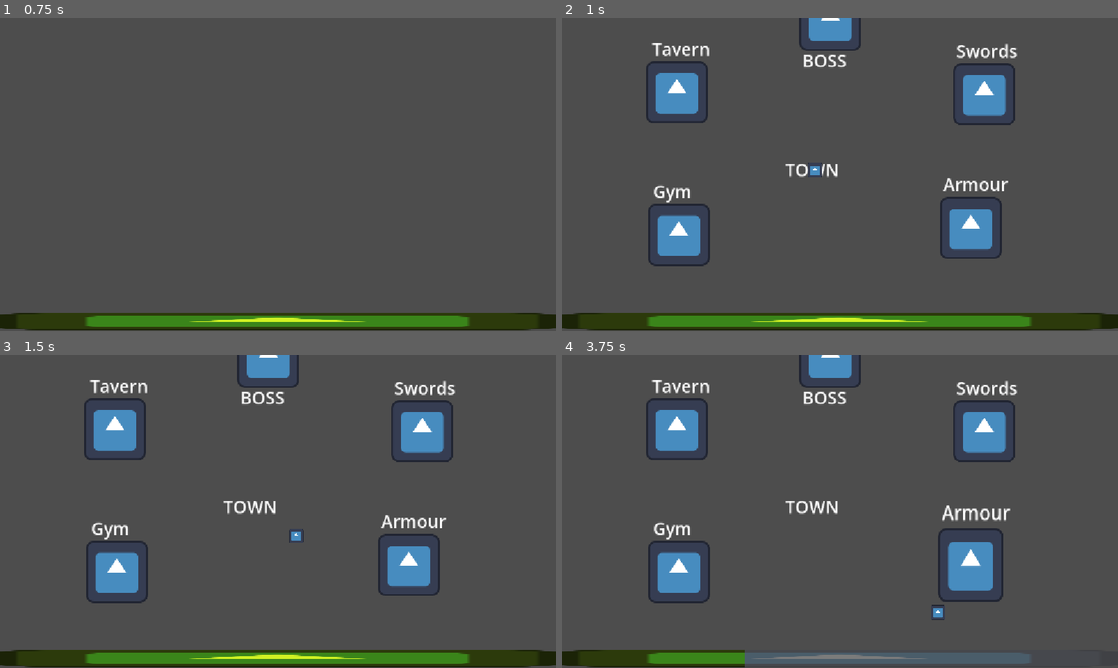
Above: before the commit, frames 1-4 (two rows, left to right).
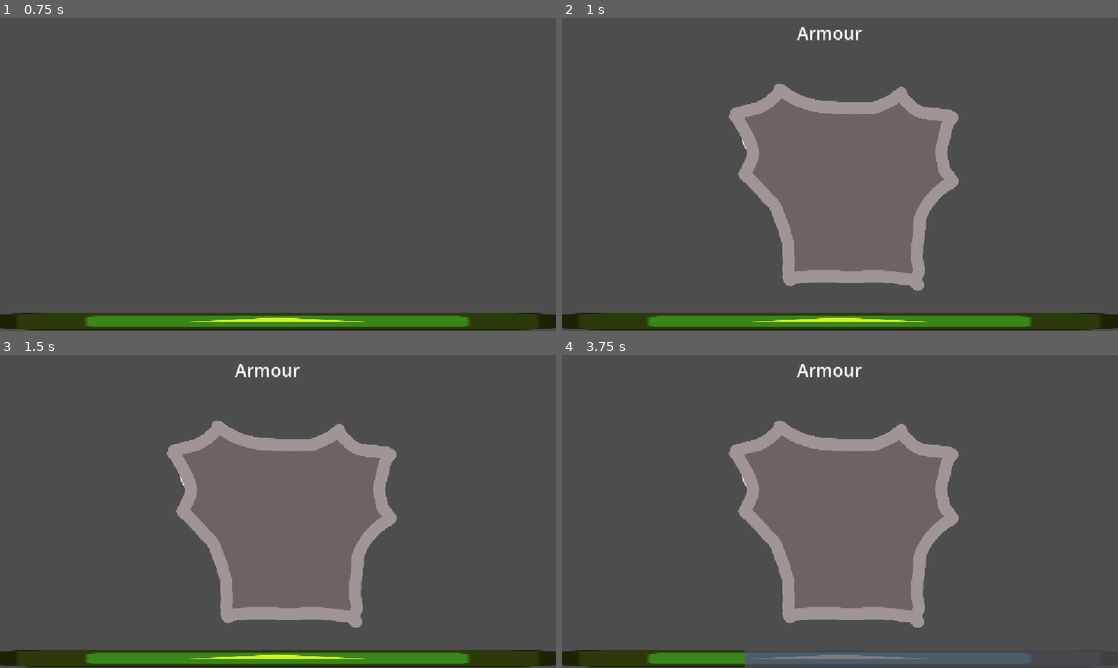
Above: after the commit, the same moments.

Repository: piotrjurga/gmtk26
Game: Godot game, scene res://scenes/main.tscn
Same seed, same stepped clock (60 frames per second), same inputs: the game is played once before the commit and once after it. The engine's default icon, where the game draws it, is replaced by a stand-in: a white triangle on a blue panel in a dark square.
Inputs (mouse positions are in pixels of both pictures, inside the frame that each line leads up to):
- Up to frame 1 (0.75 s): tap Enter at 0.5 s; move the mouse to (400, 158) at 0.52 s; hold D (right) from 0.53 s (still down); click (400, 158) at 0.67 s
- Up to frame 2 (1 s): keep holding D (right)
- Up to frame 3 (1.5 s): move the mouse to (166, 527) at 1.27 s; release D (right) at 1.28 s; hold S (down) from 1.28 s (still down); click (166, 527) at 1.42 s
- Up to frame 4 (3.75 s): move the mouse to (895, 442) at 2.02 s; release S (down) at 2.03 s; hold D (right) 2.03-2.78 s; click (895, 442) at 2.17 s; move the mouse to (812, 574) at 2.77 s; hold W (up) 2.78-3.53 s; click (812, 574) at 2.92 s; move the mouse to (1006, 558) at 3.52 s; hold A (left) from 3.53 s (still down); click (1006, 558) at 3.67 s

Frame 1 is identical in both runs. In frame 2, 26% of the frame differs, in the area x 15-82%, y 0-88%; in frame 3, 26%; in frame 4, 27%.

Commit message:
armour mini game

Diff:
--- a/managers/ScenesManager.gd
+++ b/managers/ScenesManager.gd
@@ -27,4 +27,7 @@
 func new_game(current_tick : int):
     if current_scene == null:
         Signals.tick.disconnect(new_game)
-        change_scene(town)
+
+        # to delete, should be town
+        change_scene(armour)
+        #change_scene(town)
--- a/scenes/armour/armour.gd
+++ b/scenes/armour/armour.gd
@@ -1 +1,50 @@
 extends Scene
+
+@export var armour_bad : Sprite2D
+@export var score_points_root : Node2D
+@export var click_size : float = 70
+
+# points for shader
+var clicked_points : Array[Vector2]
+
+# points for scoring
+var score_points : Array[Node]
+var max_points_count : int
+
+var block_clicking : bool = false
+
+func _ready():
+    super._ready()
+    clicked_points = []
+    armour_bad.material.set("shader_parameter/points", clicked_points)
+    armour_bad.material.set("shader_parameter/click_size", click_size)
+    score_points = score_points_root.get_children()
+    max_points_count = score_points.size()
+    Signals.last_tick.connect(last_tick)
+
+func _input(event):
+    if event is InputEventMouseButton and event.button_index == MOUSE_BUTTON_LEFT and event.is_pressed():
+        self.on_click(event.position)
+
+func on_click(mouse_pos : Vector2):
+    if block_clicking:
+        return
+    clicked_points.append(mouse_pos)
+    armour_bad.material.set("shader_parameter/points", clicked_points)
+    for score_point : Node2D in score_points:
+        if ! is_instance_valid(score_point):
+            continue
+        if score_point.global_position.distance_to(mouse_pos) < click_size:
+            score_points.erase(score_point)
+            score_point.queue_free()
+
+
+func last_tick():
+    block_clicking = true
+    score_points = score_points_root.get_children()
+
+    print((float(score_points.size()) / float(max_points_count)))
+    if (float(score_points.size()) / float(max_points_count)) < 0.3:
+        print("good")
+    else:
+        print("baaad")
--- /dev/null
+++ b/scenes/armour/armour.gdshader
@@ -0,0 +1,30 @@
+shader_type canvas_item;
+
+uniform vec2 points[100];
+uniform float click_size;
+
+void fragment() {
+    if (COLOR.a != 0.0) {
+        float min_dist = click_size;
+        float dist = 0.0;
+        for(int i = 0; i < 100; i++) {
+            if (points[i] == vec2(0.0)){
+                i = 100;
+            } else {
+                dist = distance(FRAGCOORD.xy, points[i]);
+                if (dist < min_dist) {
+                    min_dist = dist;
+                }
+            }
+        }
+        float new_color = 1.0;
+        if (min_dist < click_size - (click_size / 10.0)) {
+            new_color = 0.0;
+        } else if (min_dist < click_size) {
+            new_color = min_dist / 100.0;
+        }
+        if (new_color < COLOR.a) {
+            COLOR.a = new_color;
+        }
+    }
+}
--- a/scenes/armour/armour.tscn
+++ b/scenes/armour/armour.tscn
@@ -1,17 +1,338 @@
 [gd_scene format=3 uid="uid://dooptkbwkfbv5"]
 
 [ext_resource type="Script" uid="uid://cek151lsu5v72" path="res://scenes/armour/armour.gd" id="1_4rhgh"]
+[ext_resource type="Texture2D" uid="uid://du3mvcvyd353f" path="res://assets/armour-good.png" id="2_g7uqp"]
+[ext_resource type="Shader" uid="uid://dth8palkphw3q" path="res://scenes/armour/armour.gdshader" id="3_r42f3"]
+[ext_resource type="Texture2D" uid="uid://c2f0fgxirwxw8" path="res://assets/armour-bad.png" id="4_kgeru"]
 
 [sub_resource type="LabelSettings" id="LabelSettings_4rhgh"]
 font_size = 36
 
-[node name="Armour" type="Node2D" unique_id=441942228]
+[sub_resource type="ShaderMaterial" id="ShaderMaterial_gxi48"]
+shader = ExtResource("3_r42f3")
+shader_parameter/points = PackedVector2Array(0, 0)
+shader_parameter/click_size = 0.0
+
+[node name="Armour" type="Node2D" unique_id=441942228 node_paths=PackedStringArray("armour_bad", "score_points_root")]
 script = ExtResource("1_4rhgh")
+armour_bad = NodePath("ArmourGood/ArmourBad")
+score_points_root = NodePath("Points")
 
 [node name="Label" type="Label" parent="." unique_id=210693204]
-offset_left = 463.0
-offset_top = 289.0
-offset_right = 525.0
-offset_bottom = 312.0
+offset_left = 487.0
+offset_top = 6.0
+offset_right = 621.0
+offset_bottom = 56.0
 text = "Armour"
 label_settings = SubResource("LabelSettings_4rhgh")
+
+[node name="ArmourGood" type="Sprite2D" parent="." unique_id=1774590243]
+position = Vector2(559, 320)
+scale = Vector2(0.6372081, 0.6372081)
+texture = ExtResource("2_g7uqp")
+
+[node name="ArmourBad" type="Sprite2D" parent="ArmourGood" unique_id=1852762642]
+material = SubResource("ShaderMaterial_gxi48")
+texture = ExtResource("4_kgeru")
+
+[node name="Points" type="Node2D" parent="." unique_id=438664028]
+
+[node name="point1" type="Node2D" parent="Points" unique_id=1548243751]
+position = Vector2(457, 157)
+
+[node name="point2" type="Node2D" parent="Points" unique_id=1706225212]
+position = Vector2(416, 187)
+
+[node name="point3" type="Node2D" parent="Points" unique_id=1909649479]
+position = Vector2(371, 206)
+
+[node name="point4" type="Node2D" parent="Points" unique_id=1695848524]
+position = Vector2(504, 178)
+
+[node name="point5" type="Node2D" parent="Points" unique_id=1291530254]
+position = Vector2(558, 189)
+
+[node name="point6" type="Node2D" parent="Points" unique_id=1481646900]
+position = Vector2(624, 191)
+
+[node name="point7" type="Node2D" parent="Points" unique_id=409406460]
+position = Vector2(680, 180)
+
+[node name="point8" type="Node2D" parent="Points" unique_id=142610946]
+position = Vector2(723, 191)
+
+[node name="point9" type="Node2D" parent="Points" unique_id=1867743576]
+position = Vector2(774, 208)
+
+[node name="point10" type="Node2D" parent="Points" unique_id=1296915739]
+position = Vector2(783, 249)
+
+[node name="point11" type="Node2D" parent="Points" unique_id=234626210]
+position = Vector2(779, 294)
+
+[node name="point12" type="Node2D" parent="Points" unique_id=1468031175]
+position = Vector2(783, 335)
+
+[node name="point13" type="Node2D" parent="Points" unique_id=973506663]
+position = Vector2(757, 374)
+
+[node name="point14" type="Node2D" parent="Points" unique_id=1517466387]
+position = Vector2(733, 421)
+
+[node name="point15" type="Node2D" parent="Points" unique_id=298272564]
+position = Vector2(731, 475)
+
+[node name="point16" type="Node2D" parent="Points" unique_id=1718004779]
+position = Vector2(729, 524)
+
+[node name="point17" type="Node2D" parent="Points" unique_id=1753353539]
+position = Vector2(675, 524)
+
+[node name="point18" type="Node2D" parent="Points" unique_id=1177357999]
+position = Vector2(615, 524)
+
+[node name="point19" type="Node2D" parent="Points" unique_id=1586163585]
+position = Vector2(561, 524)
+
+[node name="point20" type="Node2D" parent="Points" unique_id=605998335]
+position = Vector2(505, 524)
+
+[node name="point21" type="Node2D" parent="Points" unique_id=361419400]
+position = Vector2(471, 500)
+
+[node name="point22" type="Node2D" parent="Points" unique_id=2129238408]
+position = Vector2(469, 457)
+
+[node name="point23" type="Node2D" parent="Points" unique_id=1962332950]
+position = Vector2(454, 406)
+
+[node name="point24" type="Node2D" parent="Points" unique_id=86766502]
+position = Vector2(437, 374)
+
+[node name="point25" type="Node2D" parent="Points" unique_id=312634842]
+position = Vector2(409, 346)
+
+[node name="point26" type="Node2D" parent="Points" unique_id=1326234831]
+position = Vector2(392, 312)
+
+[node name="point27" type="Node2D" parent="Points" unique_id=529088544]
+position = Vector2(394, 261)
+
+[node name="point28" type="Node2D" parent="Points" unique_id=172665111]
+position = Vector2(418, 225)
+
+[node name="point29" type="Node2D" parent="Points" unique_id=2006712347]
+position = Vector2(459, 208)
+
+[node name="point30" type="Node2D" parent="Points" unique_id=1903179530]
+position = Vector2(508, 219)
+
+[node name="point31" type="Node2D" parent="Points" unique_id=1930404761]
+position = Vector2(562, 228)
+
+[node name="point32" type="Node2D" parent="Points" unique_id=663252321]
+position = Vector2(633, 230)
+
+[node name="point33" type="Node2D" parent="Points" unique_id=1436933424]
+position = Vector2(695, 221)
+
+[node name="point34" type="Node2D" parent="Points" unique_id=1450533830]
+position = Vector2(740, 247)
+
+[node name="point35" type="Node2D" parent="Points" unique_id=476322821]
+position = Vector2(744, 294)
+
+[node name="point36" type="Node2D" parent="Points" unique_id=379658652]
+position = Vector2(742, 335)
+
+[node name="point37" type="Node2D" parent="Points" unique_id=1424731057]
+position = Vector2(716, 376)
+
+[node name="point38" type="Node2D" parent="Points" unique_id=1592050352]
+position = Vector2(695, 427)
+
+[node name="point39" type="Node2D" parent="Points" unique_id=987423100]
+position = Vector2(686, 478)
+
+[node name="point40" type="Node2D" parent="Points" unique_id=410587896]
+position = Vector2(647, 480)
+
+[node name="point41" type="Node2D" parent="Points" unique_id=422514109]
+position = Vector2(604, 482)
+
+[node name="point42" type="Node2D" parent="Points" unique_id=712232956]
+position = Vector2(555, 480)
+
+[node name="point43" type="Node2D" parent="Points" unique_id=2003852029]
+position = Vector2(510, 480)
+
+[node name="point44" type="Node2D" parent="Points" unique_id=1158841034]
+position = Vector2(497, 435)
+
+[node name="point45" type="Node2D" parent="Points" unique_id=195124983]
+position = Vector2(484, 388)
+
+[node name="point46" type="Node2D" parent="Points" unique_id=727974136]
+position = Vector2(463, 349)
+
+[node name="point47" type="Node2D" parent="Points" unique_id=1574848234]
+position = Vector2(433, 313)
+
+[node name="point48" type="Node2D" parent="Points" unique_id=278565792]
+position = Vector2(450, 266)
+
+[node name="point49" type="Node2D" parent="Points" unique_id=792470917]
+position = Vector2(508, 266)
+
+[node name="point50" type="Node2D" parent="Points" unique_id=748080275]
+position = Vector2(562, 275)
+
+[node name="point51" type="Node2D" parent="Points" unique_id=1228264240]
+position = Vector2(620, 275)
+
+[node name="point52" type="Node2D" parent="Points" unique_id=567932361]
+position = Vector2(682, 275)
+
+[node name="point53" type="Node2D" parent="Points" unique_id=495209926]
+position = Vector2(695, 322)
+
+[node name="point54" type="Node2D" parent="Points" unique_id=1274726492]
+position = Vector2(659, 363)
+
+[node name="point55" type="Node2D" parent="Points" unique_id=1324798944]
+position = Vector2(650, 406)
+
+[node name="point56" type="Node2D" parent="Points" unique_id=1340896941]
+position = Vector2(635, 440)
+
+[node name="point57" type="Node2D" parent="Points" unique_id=1249729503]
+position = Vector2(594, 440)
+
+[node name="point58" type="Node2D" parent="Points" unique_id=813258432]
+position = Vector2(543, 434)
+
+[node name="point59" type="Node2D" parent="Points" unique_id=1268221641]
+position = Vector2(526, 380)
+
+[node name="point60" type="Node2D" parent="Points" unique_id=453219157]
+position = Vector2(509, 344)
+
+[node name="point61" type="Node2D" parent="Points" unique_id=1502063516]
+position = Vector2(479, 301)
+
+[node name="point62" type="Node2D" parent="Points" unique_id=288717808]
+position = Vector2(528, 303)
+
+[node name="point63" type="Node2D" parent="Points" unique_id=825523478]
+position = Vector2(586, 303)
+
+[node name="point64" type="Node2D" parent="Points" unique_id=945432882]
+position = Vector2(650, 309)
+
+[node name="point65" type="Node2D" parent="Points" unique_id=790645250]
+position = Vector2(667, 245)
+
+[node name="point66" type="Node2D" parent="Points" unique_id=792733486]
+position = Vector2(721, 277)
+
+[node name="point67" type="Node2D" parent="Points" unique_id=417416345]
+position = Vector2(633, 344)
+
+[node name="point68" type="Node2D" parent="Points" unique_id=1750821899]
+position = Vector2(616, 374)
+
+[node name="point69" type="Node2D" parent="Points" unique_id=1143636999]
+position = Vector2(595, 413)
+
+[node name="point70" type="Node2D" parent="Points" unique_id=1990013520]
+position = Vector2(567, 392)
+
+[node name="point71" type="Node2D" parent="Points" unique_id=1602903672]
+position = Vector2(548, 349)
+
+[node name="point72" type="Node2D" parent="Points" unique_id=1579190314]
+position = Vector2(587, 355)
+
+[node name="point73" type="Node2D" parent="Points" unique_id=1863612641]
+position = Vector2(566, 325)
+
+[node name="point74" type="Node2D" parent="Points" unique_id=1896851030]
+position = Vector2(598, 248)
+
+[node name="point75" type="Node2D" parent="Points" unique_id=1155726201]
+position = Vector2(543, 249)
+
+[node name="point76" type="Node2D" parent="Points" unique_id=1358491887]
+position = Vector2(477, 245)
+
+[node name="point77" type="Node2D" parent="Points" unique_id=1598600813]
+position = Vector2(689, 356)
+
+[node name="point78" type="Node2D" parent="Points" unique_id=1601889637]
+position = Vector2(614, 317)
+
+[node name="point79" type="Node2D" parent="Points" unique_id=1699754201]
+position = Vector2(526, 409)
+
+[node name="point80" type="Node2D" parent="Points" unique_id=1226216025]
+position = Vector2(577, 458)
+
+[node name="point81" type="Node2D" parent="Points" unique_id=39956928]
+position = Vector2(671, 447)
+
+[node name="point82" type="Node2D" parent="Points" unique_id=1811046622]
+position = Vector2(692, 393)
+
+[node name="point83" type="Node2D" parent="Points" unique_id=1967423443]
+position = Vector2(656, 277)
+
+[node name="point84" type="Node2D" parent="Points" unique_id=273690794]
+position = Vector2(465, 290)
+
+[node name="point85" type="Node2D" parent="Points" unique_id=347490596]
+position = Vector2(448, 236)
+
+[node name="point86" type="Node2D" parent="Points" unique_id=2103783341]
+position = Vector2(525, 461)
+
+[node name="point87" type="Node2D" parent="Points" unique_id=260822718]
+position = Vector2(701, 253)
+
+[node name="point88" type="Node2D" parent="Points" unique_id=1213356260]
+position = Vector2(534, 324)
+
+[node name="point89" type="Node2D" parent="Points" unique_id=1368622654]
+position = Vector2(718, 352)
+
+[node name="point90" type="Node2D" parent="Points" unique_id=1722938152]
+position = Vector2(718, 352)
+
+[node name="point91" type="Node2D" parent="Points" unique_id=402254638]
+position = Vector2(698, 298)
+
+[node name="point92" type="Node2D" parent="Points" unique_id=652026247]
+position = Vector2(589, 275)
+
+[node name="point93" type="Node2D" parent="Points" unique_id=1820454720]
+position = Vector2(591, 383)
+
+[node name="point94" type="Node2D" parent="Points" unique_id=99082416]
+position = Vector2(624, 409)
+
+[node name="point95" type="Node2D" parent="Points" unique_id=663629336]
+position = Vector2(644, 379)
+
+[node name="point96" type="Node2D" parent="Points" unique_id=1329579373]
+position = Vector2(553, 374)
+
+[node name="point97" type="Node2D" parent="Points" unique_id=1322029126]
+position = Vector2(491, 328)
+
+[node name="point98" type="Node2D" parent="Points" unique_id=1958119654]
+position = Vector2(538, 283)
+
+[node name="point99" type="Node2D" parent="Points" unique_id=1313793506]
+position = Vector2(621, 461)
+
+[node name="point100" type="Node2D" parent="Points" unique_id=943970229]
+position = Vector2(596, 218)
--- a/scenes/tavern/tavern.gd
+++ b/scenes/tavern/tavern.gd
@@ -1 +1,4 @@
 extends Scene
+
+
+@export var words : Array[String]
--- a/scenes/town/place.gd
+++ b/scenes/town/place.gd
@@ -1,9 +1,10 @@
-class_name TownPlace extends Sprite2D
+class_name TownPlace extends Node2D
 
 enum Places {Tavern, Gym, Swords, Armour, Street, Boss}
 
 @export var place : Places
 @export var area : Area2D
+@export var sprite : Sprite2D
 var is_picked : bool = false
 
 func _ready():
@@ -18,9 +19,9 @@
 
 func _physics_process(delta):
     if !is_picked:
-        scale = Vector2.ONE
+        sprite.scale = Vector2.ONE
         return
 
     var t = Time.get_ticks_msec()
-    scale.x = 1 + sin(t * 4e-3 * PI) / 4
-    scale.y = 1 + cos(t * 3e-3 * PI) / 4
+    sprite.scale.x = 1 + sin(t * 4e-3 * PI) / 4
+    sprite.scale.y = 1 + cos(t * 3e-3 * PI) / 4
--- a/scenes/town/town.tscn
+++ b/scenes/town/town.tscn
@@ -32,7 +32,7 @@
 position = Vector2(524, 315)
 collision_layer = 3
 script = ExtResource("1_n11nm")
-places = [NodePath("../tavern"), NodePath("../gym"), NodePath("../swords"), NodePath("../armour"), NodePath("../boss")]
+places = [NodePath("../tavern"), NodePath("../boss"), NodePath("../gym"), NodePath("../swords"), NodePath("../armour")]
 
 [node name="CollisionShape2D" type="CollisionShape2D" parent="CharacterBody2D" unique_id=1853602988]
 shape = SubResource("CircleShape2D_gxi48")
@@ -41,11 +41,14 @@
 scale = Vector2(0.234375, 0.234375)
 texture = ExtResource("2_gxugk")
 
-[node name="tavern" type="Sprite2D" parent="." unique_id=285379378 node_paths=PackedStringArray("area")]
+[node name="tavern" type="Node2D" parent="." unique_id=1705705785 node_paths=PackedStringArray("area", "sprite")]
 position = Vector2(238, 154)
-texture = ExtResource("2_gxugk")
 script = ExtResource("4_8b7wv")
 area = NodePath("Area2D")
+sprite = NodePath("Sprite2D")
+
+[node name="Sprite2D" type="Sprite2D" parent="tavern" unique_id=1928099726]
+texture = ExtResource("2_gxugk")
 
 [node name="Label2" type="Label" parent="tavern" unique_id=2101368127]
 offset_left = -51.0
@@ -67,12 +70,15 @@
 [node name="CollisionShape2D" type="CollisionShape2D" parent="tavern/StaticBody2D" unique_id=1709260584]
 shape = SubResource("RectangleShape2D_1k5f7")
 
-[node name="boss" type="Sprite2D" parent="." unique_id=2089304625 node_paths=PackedStringArray("area")]
+[node name="boss" type="Node2D" parent="." unique_id=1654516023 node_paths=PackedStringArray("area", "sprite")]
 position = Vector2(556, 4)
-texture = ExtResource("2_gxugk")
 script = ExtResource("4_8b7wv")
 place = 5
 area = NodePath("Area2D")
+sprite = NodePath("Sprite2D")
+
+[node name="Sprite2D" type="Sprite2D" parent="boss" unique_id=796772355]
+texture = ExtResource("2_gxugk")
 
 [node name="Label2" type="Label" parent="boss" unique_id=970659078]
 offset_left = -58.0
@@ -94,12 +100,15 @@
 [node name="CollisionShape2D" type="CollisionShape2D" parent="boss/StaticBody2D" unique_id=840313698]
 shape = SubResource("RectangleShape2D_1k5f7")
 
-[node name="gym" type="Sprite2D" parent="." unique_id=656405833 node_paths=PackedStringArray("area")]
+[node name="gym" type="Node2D" parent="." unique_id=480905846 node_paths=PackedStringArray("area", "sprite")]
 position = Vector2(242, 449)
-texture = ExtResource("2_gxugk")
 script = ExtResource("4_8b7wv")
 place = 1
 area = NodePath("Area2D")
+sprite = NodePath("Sprite2D")
+
+[node name="Sprite2D" type="Sprite2D" parent="gym" unique_id=1826165453]
+texture = ExtResource("2_gxugk")
 
 [node name="Label3" type="Label" parent="gym" unique_id=558705956]
 offset_left = -53.0
@@ -121,12 +130,15 @@
 [node name="CollisionShape2D" type="CollisionShape2D" parent="gym/StaticBody2D" unique_id=529033808]
 shape = SubResource("RectangleShape2D_1k5f7")
 
-[node name="swords" type="Sprite2D" parent="." unique_id=1246720678 node_paths=PackedStringArray("area")]
+[node name="swords" type="Node2D" parent="." unique_id=961192497 node_paths=PackedStringArray("area", "sprite")]
 position = Vector2(875, 158)
-texture = ExtResource("2_gxugk")
 script = ExtResource("4_8b7wv")
 place = 2
 area = NodePath("Area2D")
+sprite = NodePath("Sprite2D")
+
+[node name="Sprite2D" type="Sprite2D" parent="swords" unique_id=157792980]
+texture = ExtResource("2_gxugk")
 
 [node name="Label4" type="Label" parent="swords" unique_id=525164061]
 offset_left = -58.0
@@ -148,12 +160,15 @@
 [node name="CollisionShape2D" type="CollisionShape2D" parent="swords/StaticBody2D" unique_id=100363682]
 shape = SubResource("RectangleShape2D_1k5f7")
 
-[node name="armour" type="Sprite2D" parent="." unique_id=1789322083 node_paths=PackedStringArray("area")]
+[node name="armour" type="Node2D" parent="." unique_id=908161456 node_paths=PackedStringArray("area", "sprite")]
 position = Vector2(847, 435)
-texture = ExtResource("2_gxugk")
 script = ExtResource("4_8b7wv")
 place = 3
 area = NodePath("Area2D")
+sprite = NodePath("Sprite2D")
+
+[node name="Sprite2D" type="Sprite2D" parent="armour" unique_id=359351742]
+texture = ExtResource("2_gxugk")
 
 [node name="Label5" type="Label" parent="armour" unique_id=1522845570]
 offset_left = -57.0
Binary file added: assets/armour-bad.png
Not shown, added: assets/armour-bad.png.import
Binary file added: assets/armour-good.png
Not shown, added: assets/armour-good.png.import
Not shown, added: scenes/armour/armour.gdshader.uid
Not shown, added: assets/armour-mock.kra
Not shown, added: assets/armour-mock.kra~
Not shown, added: scenes/armour/armour.tscn3811736564.tmp
